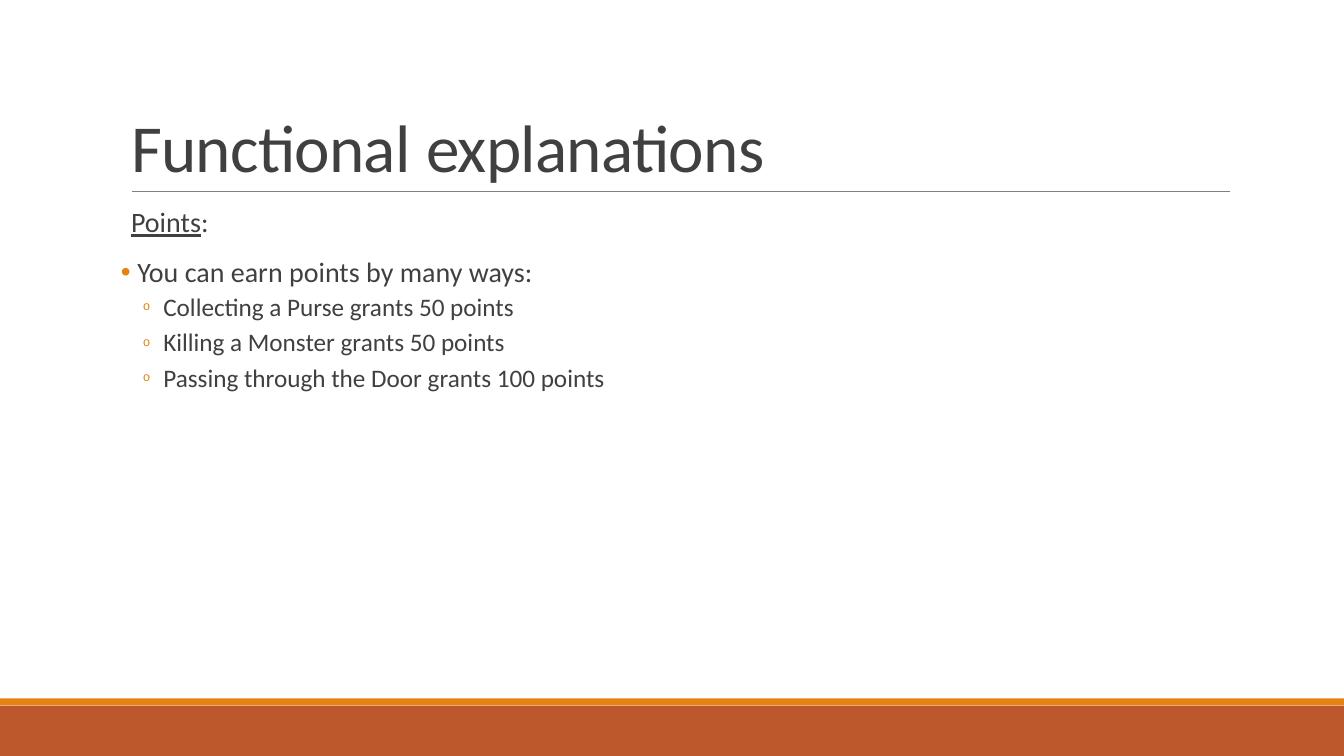
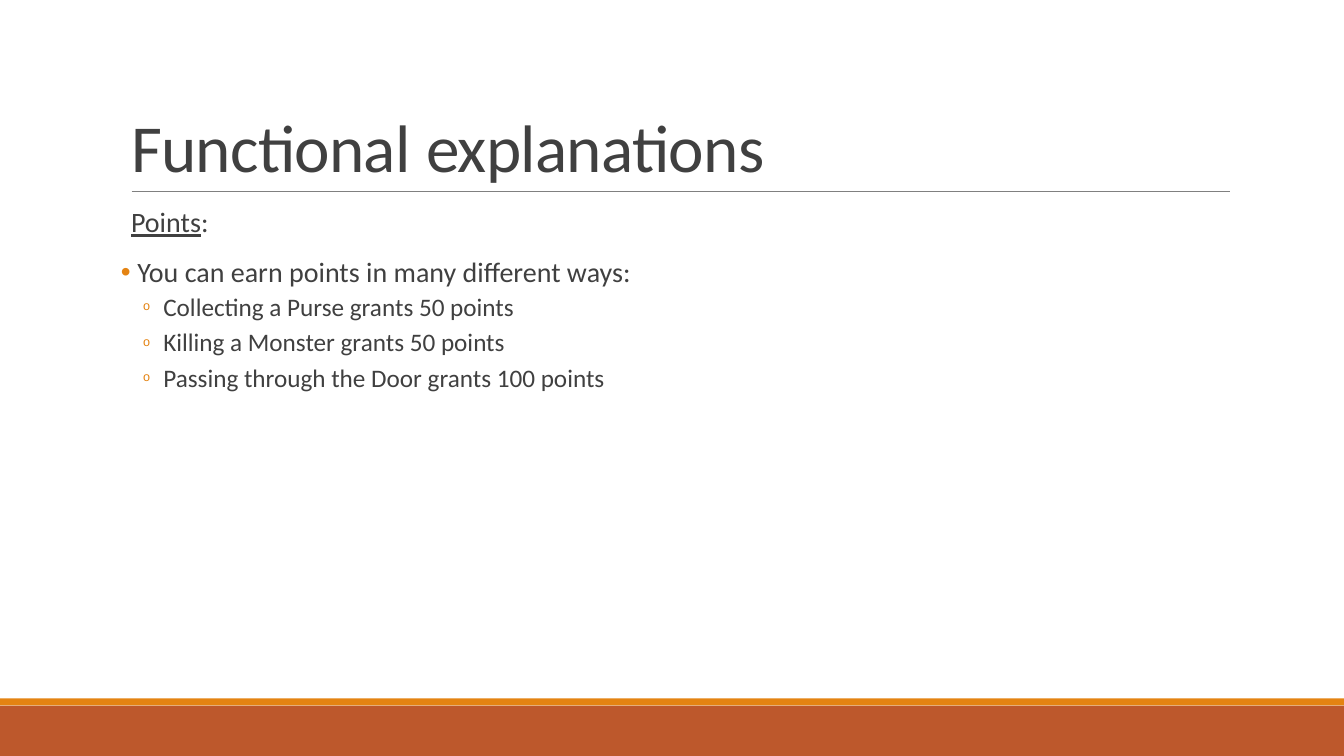
Before and after one commit to Studisys/Lorann-Java-Project----Exia-CESI-A1, a slide deck: slide 13 of Deliverables/Lorann - PowerPoint.pptx. Drawn at 1344x756 pixels with LibreOffice and Linux fonts; fonts in the diff are those of the drawing. Boxes give left, top, right and bottom in pixels: in the first picture for what was removed or moved away, otherwise in the second. Text is boxed around its words. In the diff, an @@ line names an element or a change of style, - is before the commit and + after.

```diff
--- a/Deliverables/Lorann - PowerPoint.pptx
+++ b/Deliverables/Lorann - PowerPoint.pptx
@@ text at box(137, 262, 631, 287): text changed @@
-• You can earn points by many ways:
+• You can earn points in many different ways:
```
Also in this commit, not shown: 7 other slides changed.
